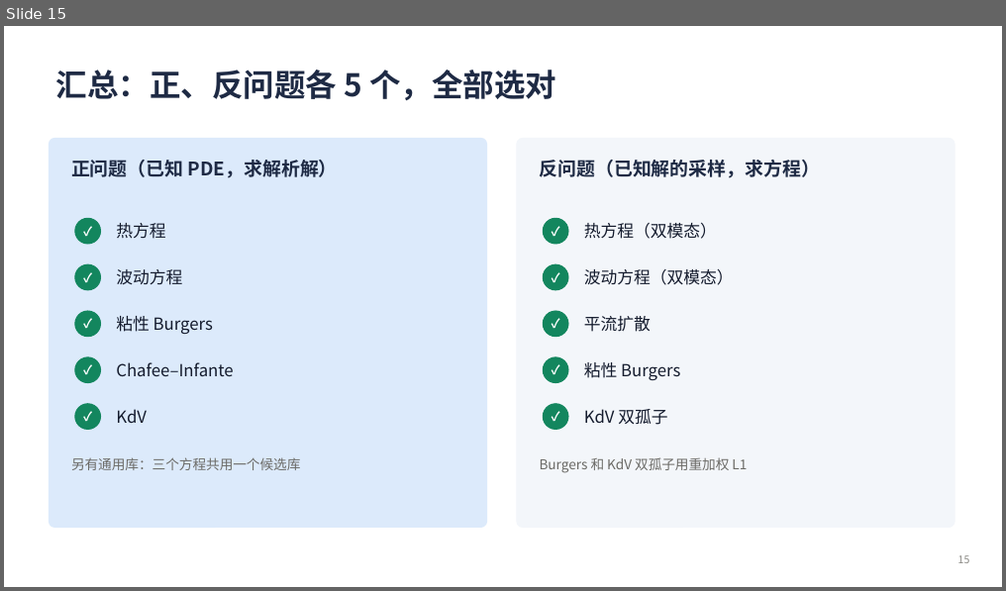
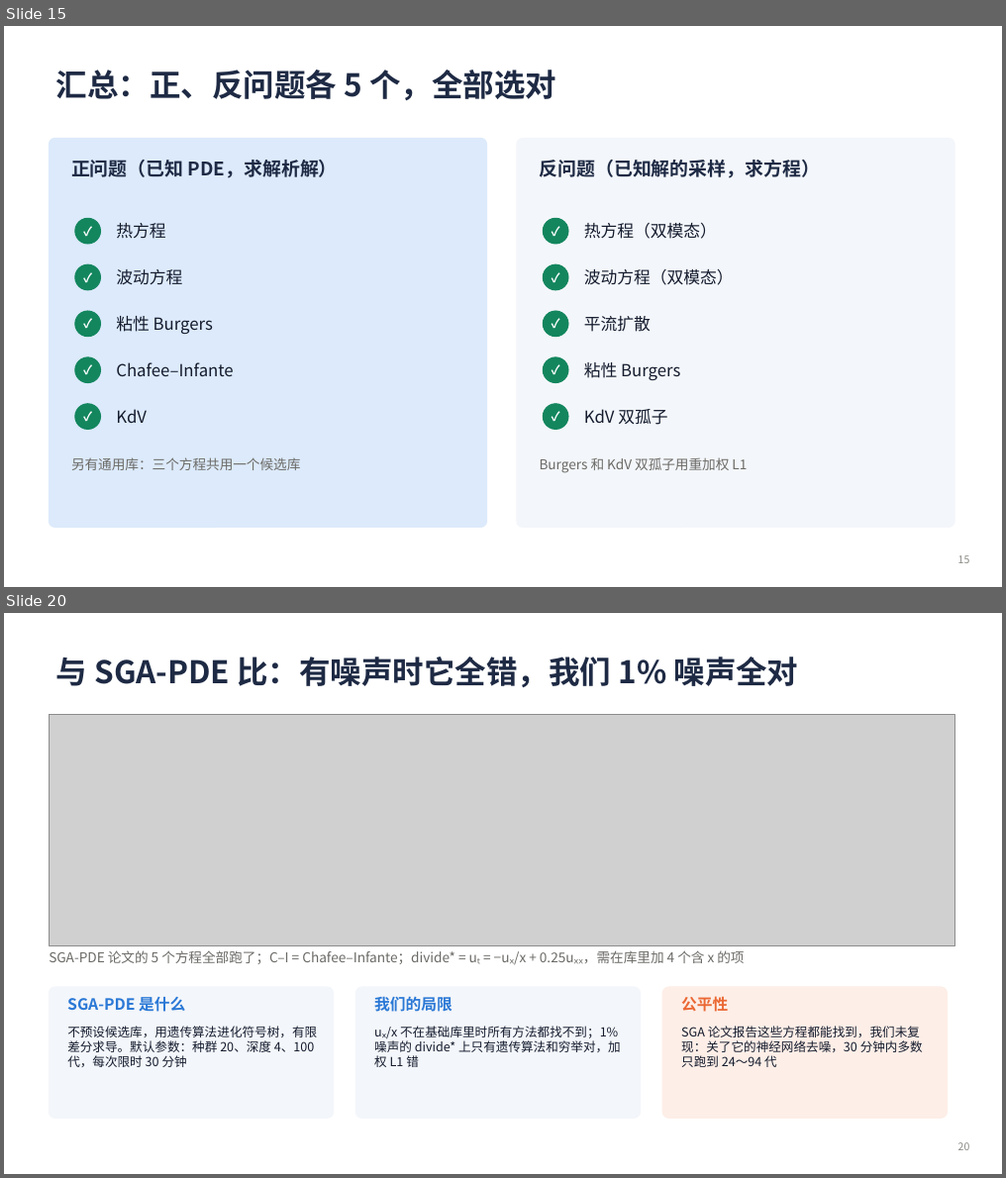
Before and after one commit to changsongjin/pde-l1-analytic, a slide deck: slides/PDE_L1_进展汇报.pptx. Shown one above the other, each under a label of ours: slide 15 before the commit, slides 15 and 20 after it; the slides between them are not shown. The pictures are 1006x591 and 1006x1178 pixels, drawn with LibreOffice and Linux fonts; fonts in the diff are those of the drawing; grey boxes stand for pictures. Boxes give left, top, right and bottom in pixels: in the first picture for what was removed or moved away, otherwise in the second. Text is boxed around its words. In the diff, an @@ line names an element or a change of style, - is before the commit and + after.

```diff
--- a/slides/PDE_L1_进展汇报.pptx
+++ b/slides/PDE_L1_进展汇报.pptx
@@ slide 20 added at (4,613,1002,1174), background #FFFFFF @@
@@ title added at (56,657,799,687), 30 pt, text #1E2A44, bold @@
+与 SGA-PDE 比：有噪声时它全错，我们 1% 噪声全对
@@ picture added at (49,714,954,947) @@
@@ text added at (49,951,744,965), 13 pt, text #6B6A66 @@
+SGA-PDE 论文的 5 个方程全部跑了；C–I = Chafee–Infante；divide* = uₜ = −uₓ/x + 0.25uₓₓ，需在库里加 4 个含 x 的项
@@ rounded rectangle added at (49,987,334,1118), fill #F3F6FA, outline #F3F6FA 1 pt @@
@@ text added at (67,997,185,1012), 15 pt, text #2A78D6, bold @@
+SGA-PDE 是什么
@@ rounded rectangle added at (355,987,641,1118), fill #F3F6FA, outline #F3F6FA 1 pt @@
@@ text added at (374,996,452,1012), 15 pt, text #2A78D6, bold @@
+我们的局限
@@ rounded rectangle added at (662,987,947,1118), fill #FDEEE7, outline #FDEEE7 1 pt @@
@@ text added at (681,996,728,1012), 15 pt, text #EB6834, bold @@
+公平性
@@ text added at (67,1026,317,1067), 12 pt, text #141B2D @@
+不预设候选库，用遗传算法进化符号树，有限差分求导。默认参数：种群 20、深度 4、100 代，每次限时 30 分钟
@@ text added at (374,1026,621,1067), 12 pt, text #141B2D @@
+uₓ/x 不在基础库里时所有方法都找不到；1% 噪声的 divide* 上只有遗传算法和穷举对，加权 L1 错
@@ text added at (681,1026,923,1067), 12 pt, text #141B2D @@
+SGA 论文报告这些方程都能找到，我们未复现：关了它的神经网络去噪，30 分钟内多数只跑到 24～94 代
@@ page number added at (958,1143,970,1151), 10 pt, text #8A8984 @@
+20
```
Also in this commit, not shown: 4 slides changed, 4 other slides added, 41 other files.
